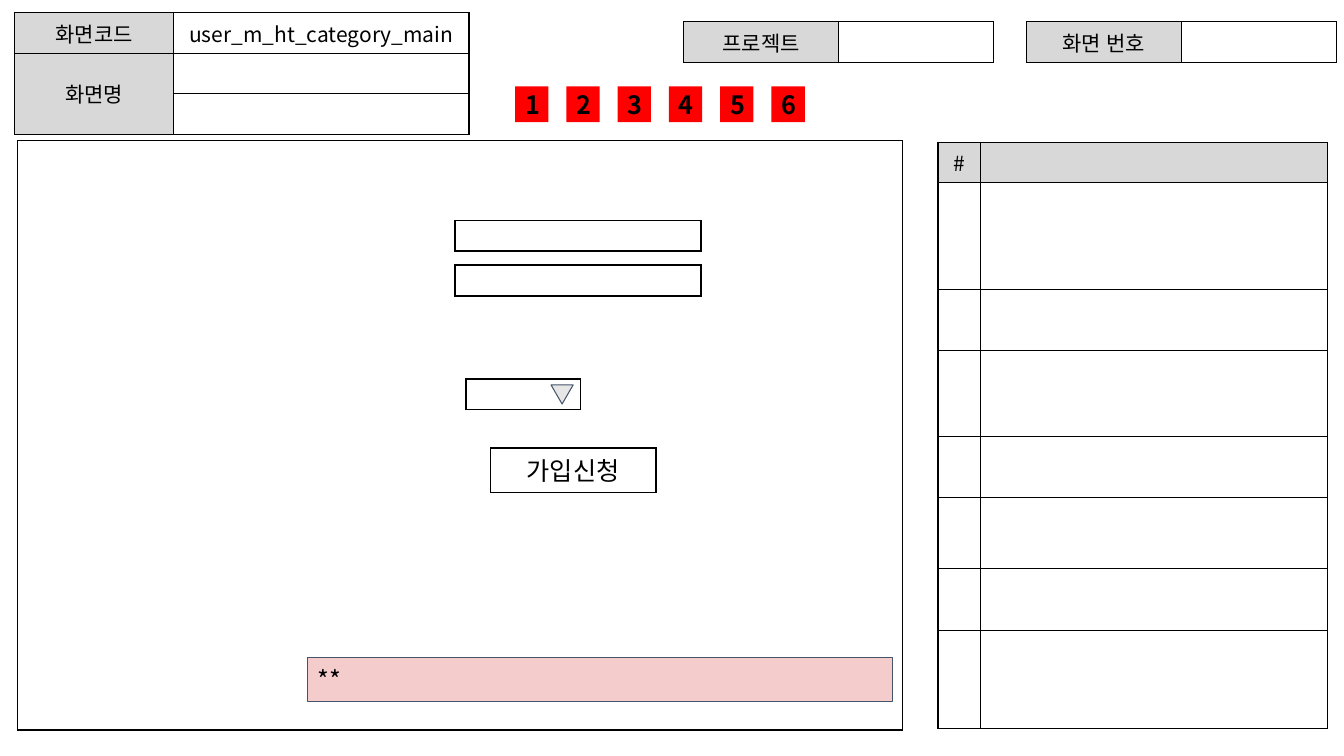
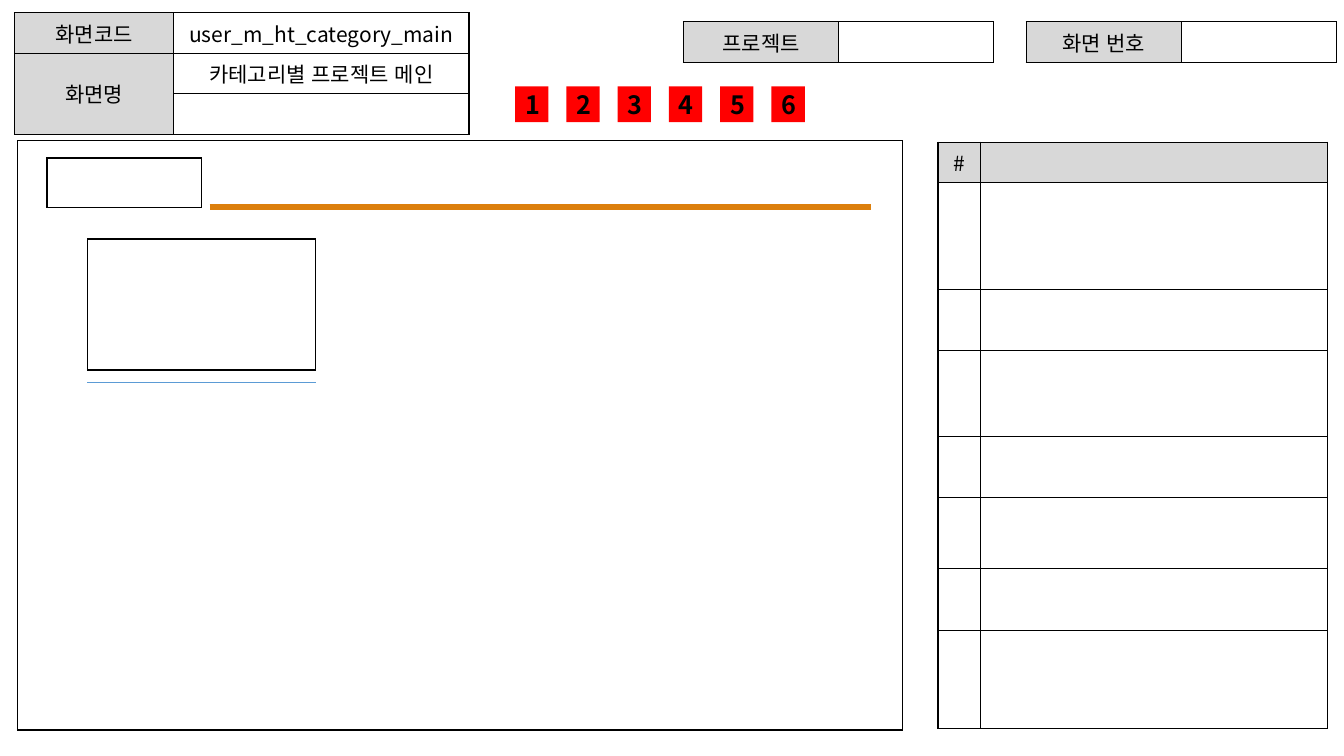
Before and after one commit to ezenteam2/EzenCrowdFunding, a slide deck: slide 5 of project03 화면설계서/project03 - 화면 설계서 - 현태.pptx. Drawn at 1344x756 pixels with LibreOffice and Linux fonts; fonts in the diff are those of the drawing. Boxes give left, top, right and bottom in pixels: in the first picture for what was removed or moved away, otherwise in the second. Text is boxed around its words. In the diff, an @@ line names an element or a change of style, - is before the commit and + after.

```diff
--- a/project03 화면설계서/project03 - 화면 설계서 - 현태.pptx
+++ b/project03 화면설계서/project03 - 화면 설계서 - 현태.pptx
@@ table at bbox=[14, 13, 469, 119] @@
-row 2, column 2: 
+row 2, column 2: 카테고리별 프로젝트 메인
@@ rectangle: place and size @@
-rectangle at bbox=[455, 221, 701, 251]
+rectangle at bbox=[47, 158, 202, 208]
@@ line added from (210, 208) to (871, 208), #DC7F0D 4.25 pt @@
@@ rectangle: place and size @@
-rectangle at bbox=[455, 265, 701, 295]
+rectangle at bbox=[88, 239, 317, 370]
@@ line added from (88, 383) to (316, 383), #5B9BD5 0.5 pt @@
@@ rectangle removed at bbox=[466, 379, 580, 409] @@
@@ triangle removed at bbox=[552, 385, 574, 404] @@
@@ rectangle removed at bbox=[490, 448, 655, 492] @@
-가입신청
@@ rectangle removed at bbox=[308, 657, 892, 702] @@
-**
```
Also in this commit, not shown: 4 other slides changed, 1 other file.
